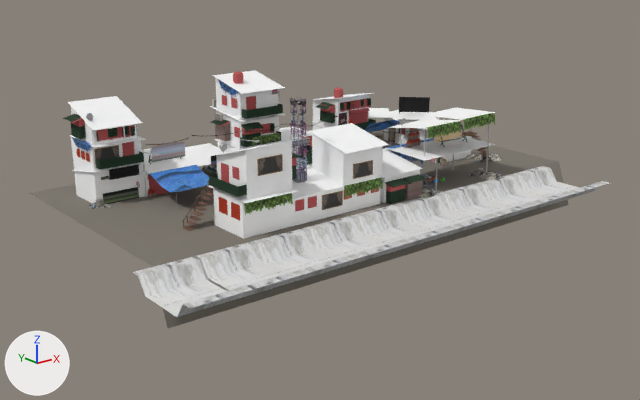
The glTF model assets/models/city/slum_cluster.glb, before and after one commit.
Camera for both pictures: a 50 mm camera at (-35.3, -43.2, 19.5) aimed at (-1.0, -0.3, 2.3). Lighting does not change. The marker at lower left points along +X, +Y and +Z. The first picture is the older version. Vertices at exactly the same position are counted once.

The older version as bpy lines, for what is in view:
```python
me_slum_cluster = bpy.data.meshes.new('slum_cluster')
me_slum_cluster.from_pydata(...)  # 7166 vertices, 8905 faces; spans x -17.0..17.0, y -11.0..11.0, z 0.0..10.1
me_slum_cluster.materials.append(mat_landmark)
ob_slum_cluster = bpy.data.objects.new('slum_cluster', me_slum_cluster)
ob_slum_cluster.location = (0.0, 0.0, 0.0)
```
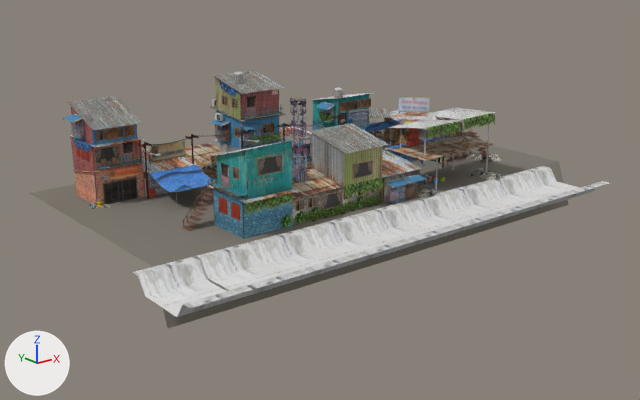
The change in detail:
me_slum_cluster is used by ob_slum_cluster; location (0.0, 0.0, 0.0).
me_slum_cluster had 7166 vertices, 8905 faces and spanned x -17.0..17.0, y -11.0..11.0, z 0.0..10.1.
me_slum_cluster now has 8295 vertices, 13114 faces and spans x -17.0..17.0, y -11.0..11.0, z 0.0..10.1.
me_slum_cluster part 1: 89 vertices moved within x -13.4..12.6, y -4.9..8.9, z 3.0..8.1; 164 vertices removed from x -13.4..13.1, y -3.4..7.3, z 3.0..8.7; 1293 vertices added at x -14.3..14.6, y -5.7..9.1, z 2.8..10.1.
me_slum_cluster part 2: 3470 kept faces spanning x -14.3..14.8, y -5.7..10.6, z 3.0..10.1 get new texture (UV) coordinates.

Location of each change, [x1, y1, x2, y2] in pixels of the pictures (640 x 400 px):
part 1 of me_slum_cluster, built on
    before: [96, 98, 490, 197]
    after: [63, 71, 489, 220]
part 2 of me_slum_cluster, surface changed (darker)
    both: [68, 70, 495, 239]
